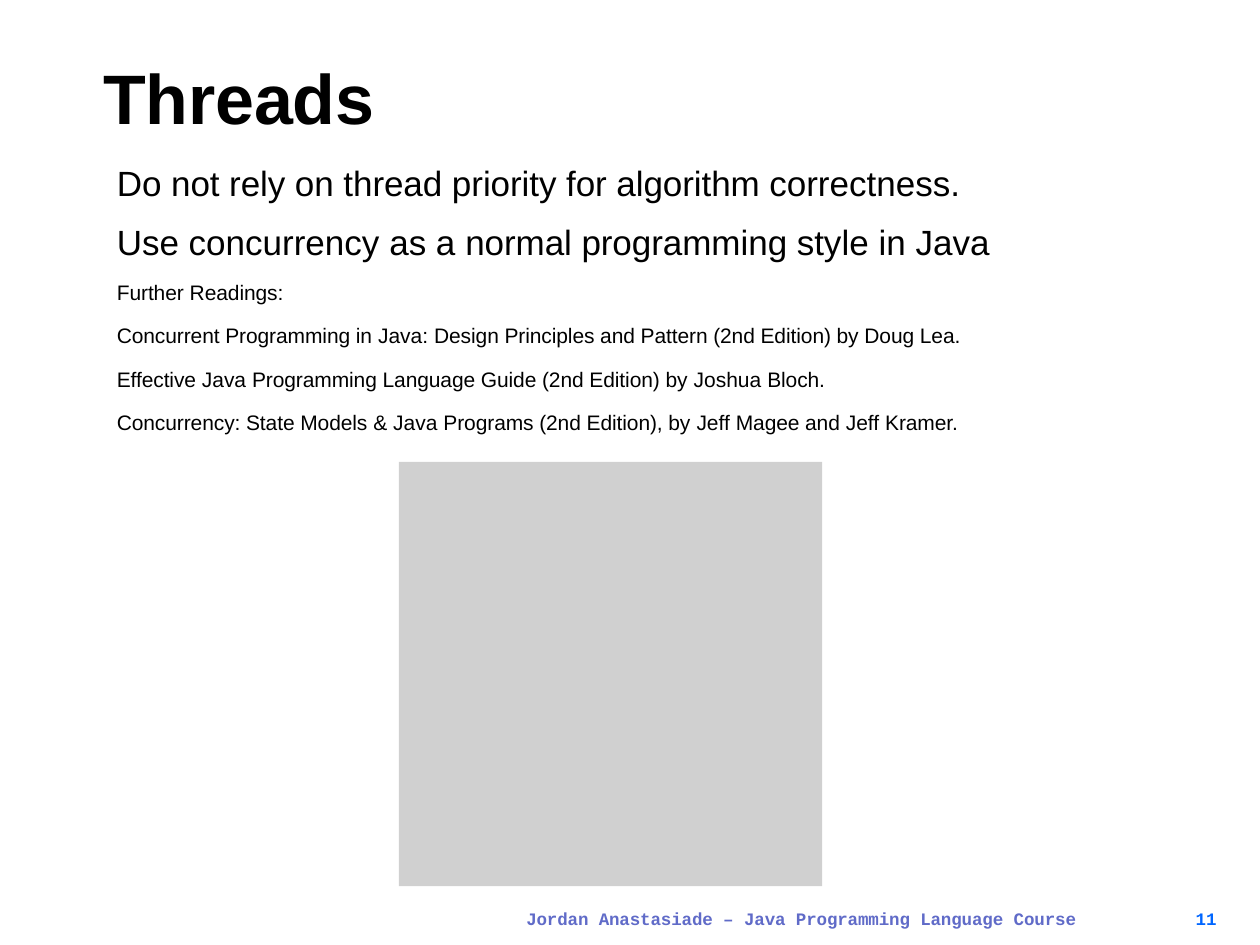
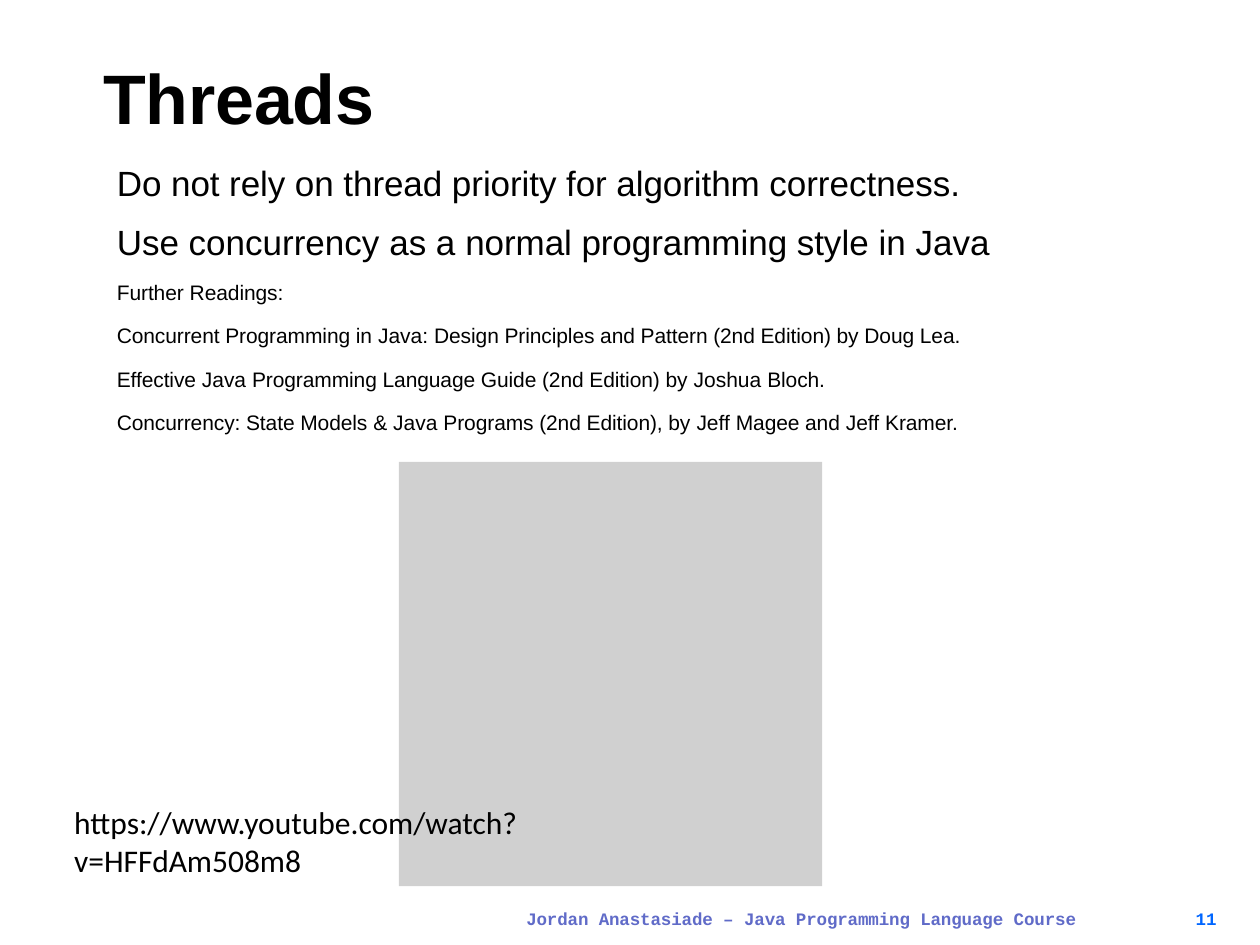
Before and after one commit to JongkukLee/JAC444, a slide deck: slide 11 of lect5-s3-thread-wait.pptx. Drawn at 1260x945 pixels with LibreOffice and Linux fonts; fonts in the diff are those of the drawing; grey boxes stand for pictures. Boxes give left, top, right and bottom in pixels: in the first picture for what was removed or moved away, otherwise in the second. Text is boxed around its words. In the diff, an @@ line names an element or a change of style, - is before the commit and + after.

```diff
--- a/lect5-s3-thread-wait.pptx
+++ b/lect5-s3-thread-wait.pptx
@@ text added at [74, 808, 517, 873], 18 pt, text #000000 @@
+https://www.youtube.com/watch?v=HFFdAm508m8
```
Also in this commit, not shown: 6 other slides changed, 20 other files.
